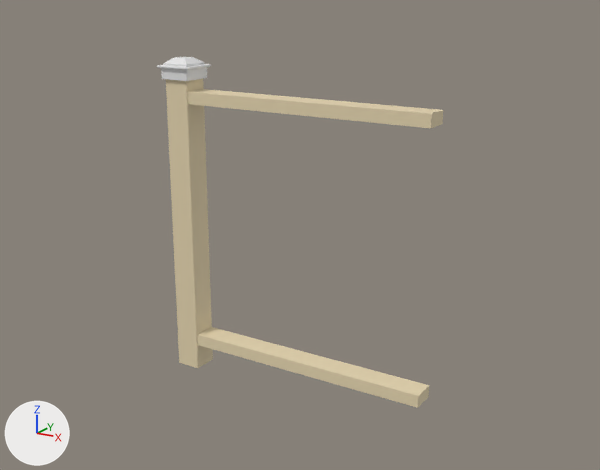
One commit to the Blender file 3d_sources/site/mod_railing_metal.blend: the scene before it, then after it.
Rendered twice from the file's camera 'RailCam'. Lighting does not change. The marker at lower left points along +X, +Y and +Z. The first picture is the older version.

Objects in the first picture: 'cap', 'post', 'rails'.
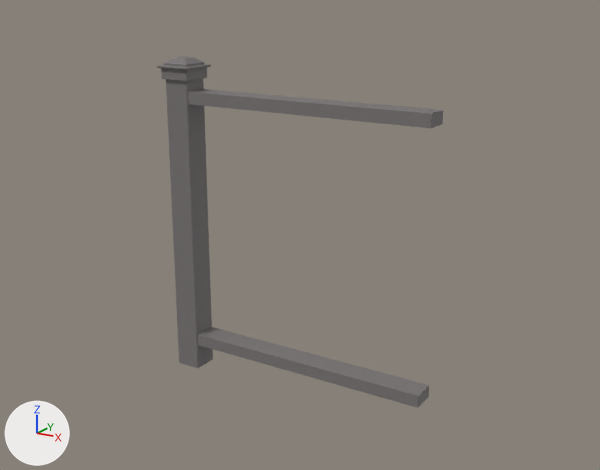
Edits to the bpy script that builds the scene:
```text
Change mat_mat_railing:
    where n0 = _N.new('ShaderNodeBsdfPrincipled'); n0.name = 'Principled BSDF'
    remove n0.inputs[0].default_value = (0.78, 0.66, 0.43, 1.0)  # 'Base Color', beige #e5d4af
    add n2 = _N.new('ShaderNodeRGB'); n2.name = 'Color'
    add n2.outputs[0].default_value = (0.187, 0.172, 0.172, 1.0)  # 'Color', grey #787373
    add _L.new(n2.outputs[0], n0.inputs[0])  # 'Color' to 'Base Color'
Change me_mesh:
    where me_mesh.from_pydata(...)  # 433 vertices, 862 faces; spans x -70.6..70.6, y -70.6..70.6, z 1140.5..1216.0
    add me_mesh.materials.append(mat_mat_railing)
```

Changed parts and their boxes [x1, y1, x2, y2] in the pictures (600 x 470 px):
'rails', recoloured: [188, 89, 443, 408] in both
'post', recoloured (beige to grey): [166, 79, 213, 368] in both
'cap', recoloured (white to grey): [157, 57, 211, 81] in both
